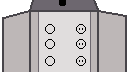
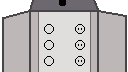
Layer changes from the first 128x72 image to the second:
painted on "connections o" over [44, 24, 86, 66]
